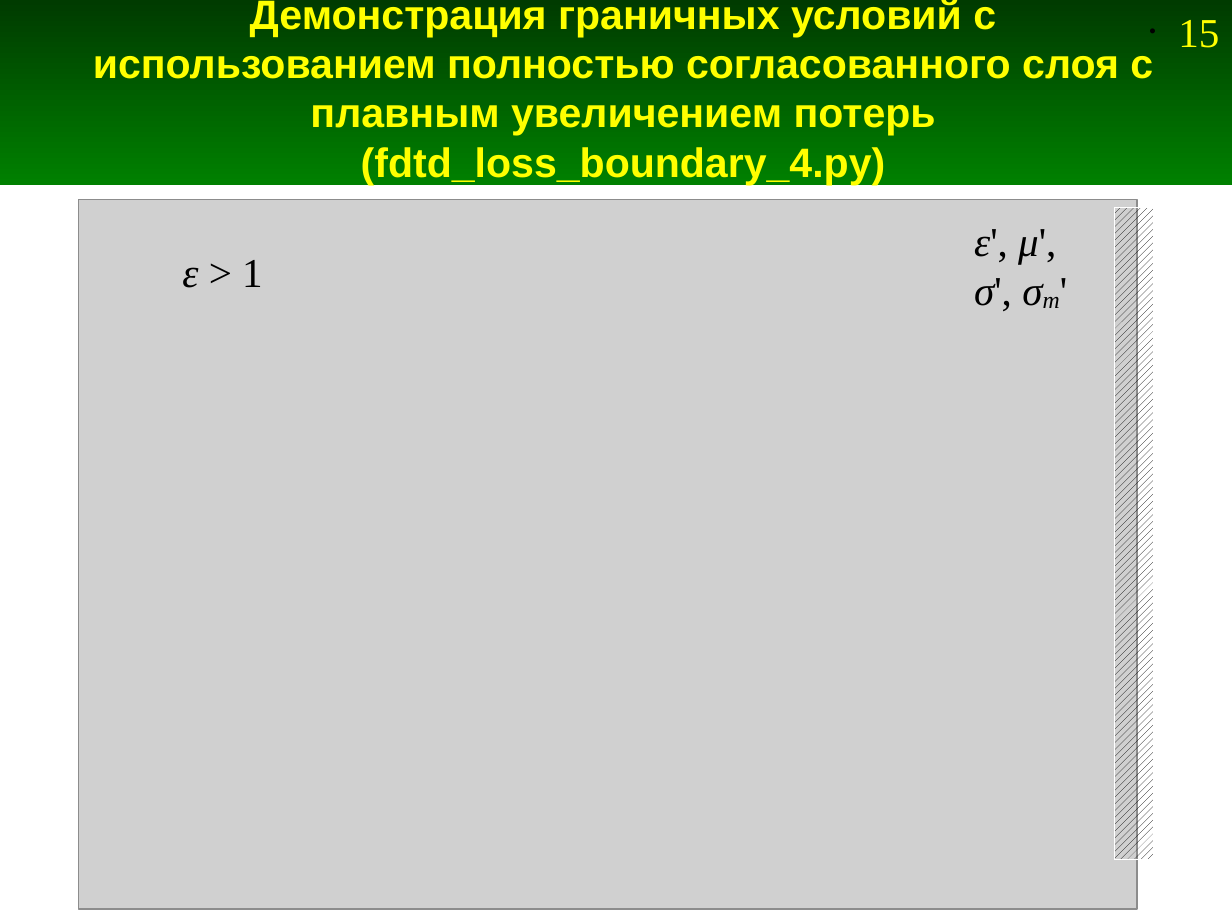
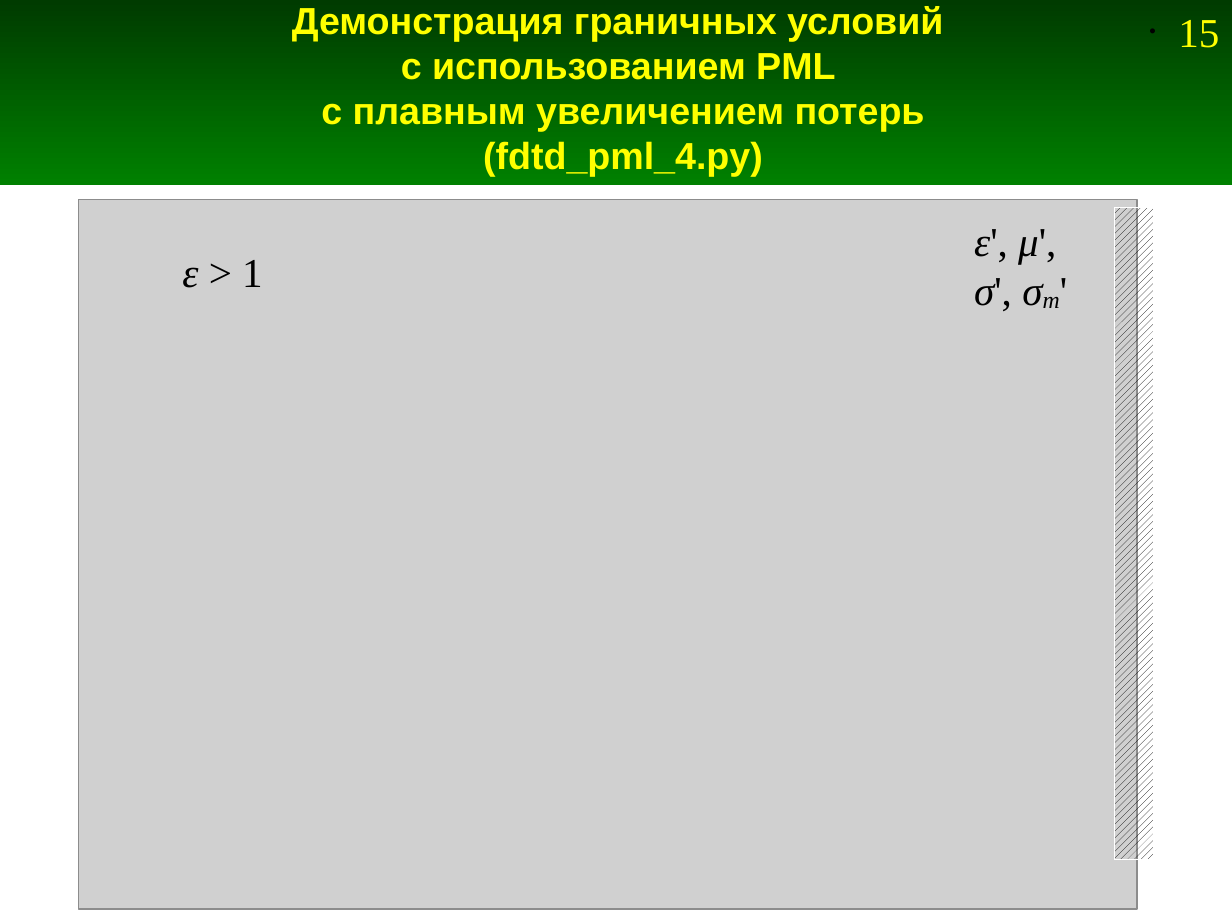
Before and after one commit to Jenyay/modelling, a slide deck: slide 15 of fdtd/presentations/08. FDTD-1D PML.odp. Drawn at 1232x924 pixels with LibreOffice and Linux fonts; fonts in the diff are those of the drawing; grey boxes stand for pictures. Boxes give left, top, right and bottom in pixels: in the first picture for what was removed or moved away, otherwise in the second. Text is boxed around its words. In the diff, an @@ line names an element or a change of style, - is before the commit and + after.

```diff
--- a/fdtd/presentations/08. FDTD-1D PML.odp
+++ b/fdtd/presentations/08. FDTD-1D PML.odp
@@ title at (292,6,943,176): text changed; size 24 to 22 pt @@
-Демонстрация граничных условий с использованием полностью согласованного слоя с плавным увеличением потерь
-(fdtd_loss_boundary_4.py)
+Демонстрация граничных условий
+с использованием PML
+с плавным увеличением потерь
+(fdtd_pml_4.py)
```
Also in this commit, not shown: 5 other slides changed, 5 other files.
